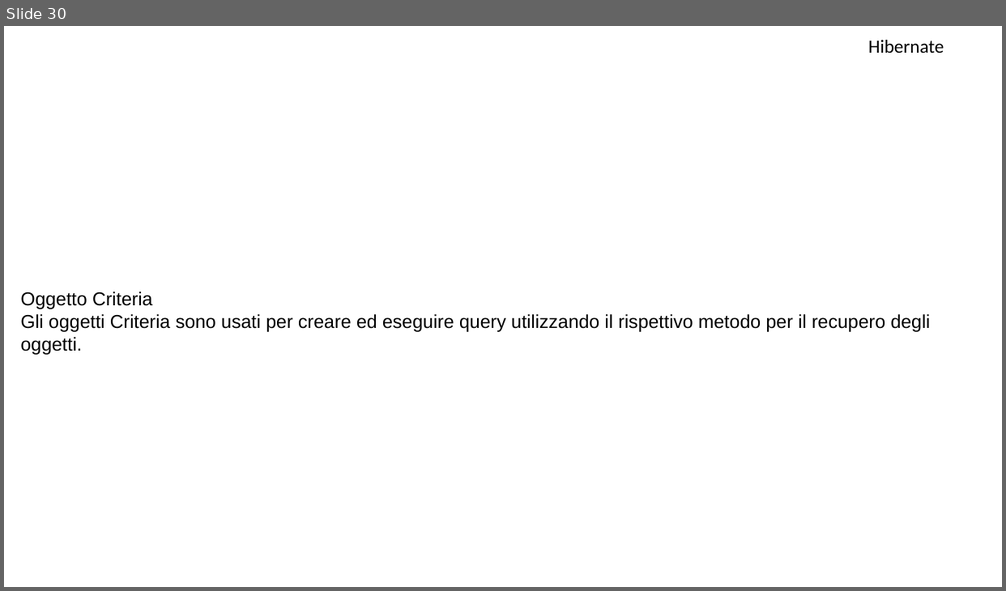
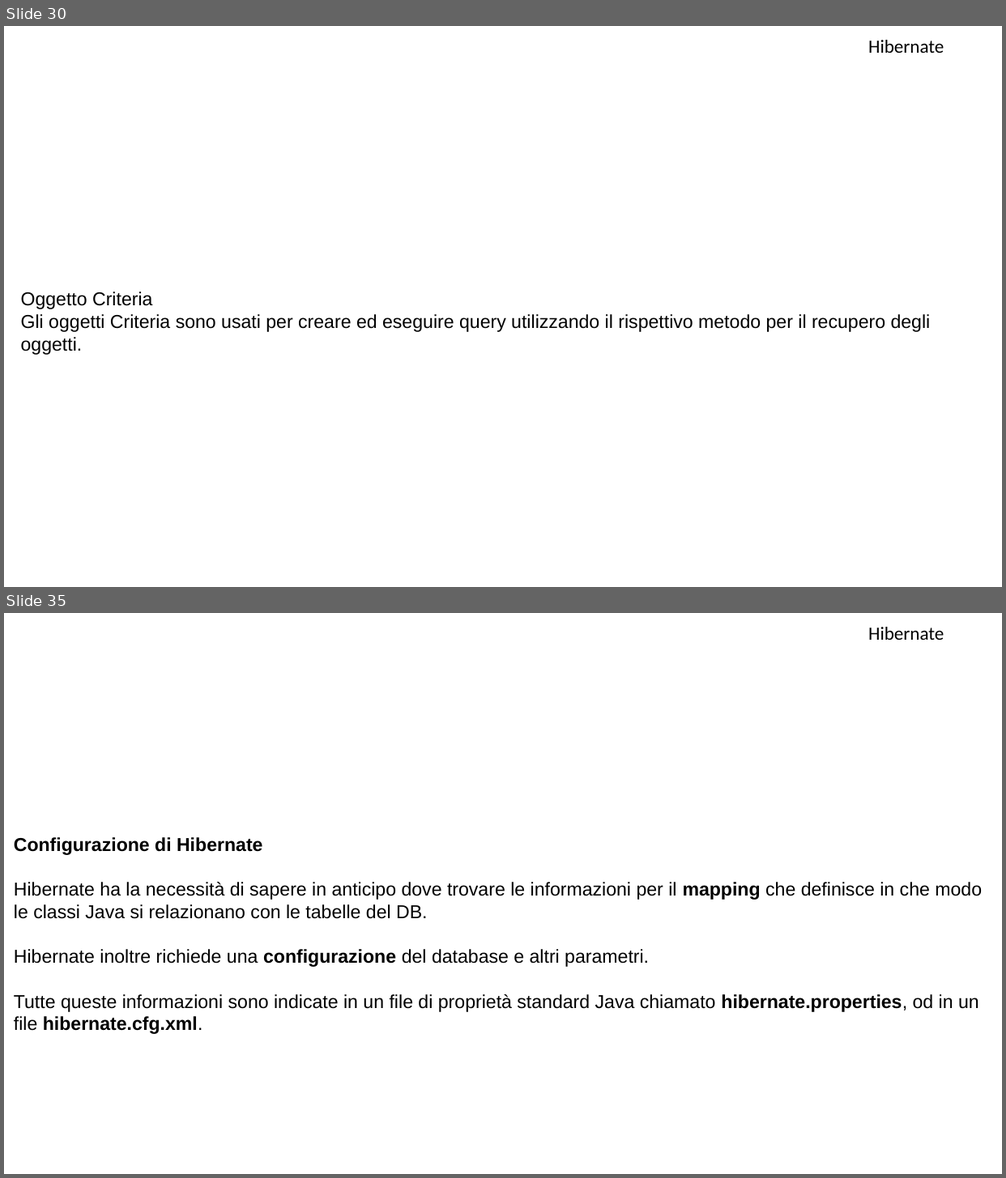
Before and after one commit to MarioMoro/Corso-Java-2019, a slide deck: Hibernate.pptx. Shown one above the other, each under a label of ours: slide 30 before the commit, slides 30 and 35 after it; the slides between them are not shown. The pictures are 1006x591 and 1006x1178 pixels, drawn with LibreOffice and Linux fonts; fonts in the diff are those of the drawing; background and template pictures are left out. Boxes give left, top, right and bottom in pixels: in the first picture for what was removed or moved away, otherwise in the second. Text is boxed around its words. In the diff, an @@ line names an element or a change of style, - is before the commit and + after.

```diff
--- a/Hibernate.pptx
+++ b/Hibernate.pptx
@@ slide 35 added at (x1=4, y1=613, x2=1002, y2=1174), background picture (left out) @@
@@ text added at (x1=868, y1=627, x2=944, y2=640), 18 pt, text #000000 @@
+Hibernate
@@ text added at (x1=14, y1=837, x2=982, y2=1034), 18 pt, text #000000 @@
+Configurazione di Hibernate
+Hibernate ha la necessità di sapere in anticipo dove trovare le informazioni per il mapping che definisce in che modo le classi Java si relazionano con le tabelle del DB.
+Hibernate inoltre richiede una configurazione del database e altri parametri.
+Tutte queste informazioni sono indicate in un file di proprietà standard Java chiamato hibernate.properties, od in un file hibernate.cfg.xml.
```
Also in this commit, not shown: 2 slides changed, 26 other slides added, 5 other files.
